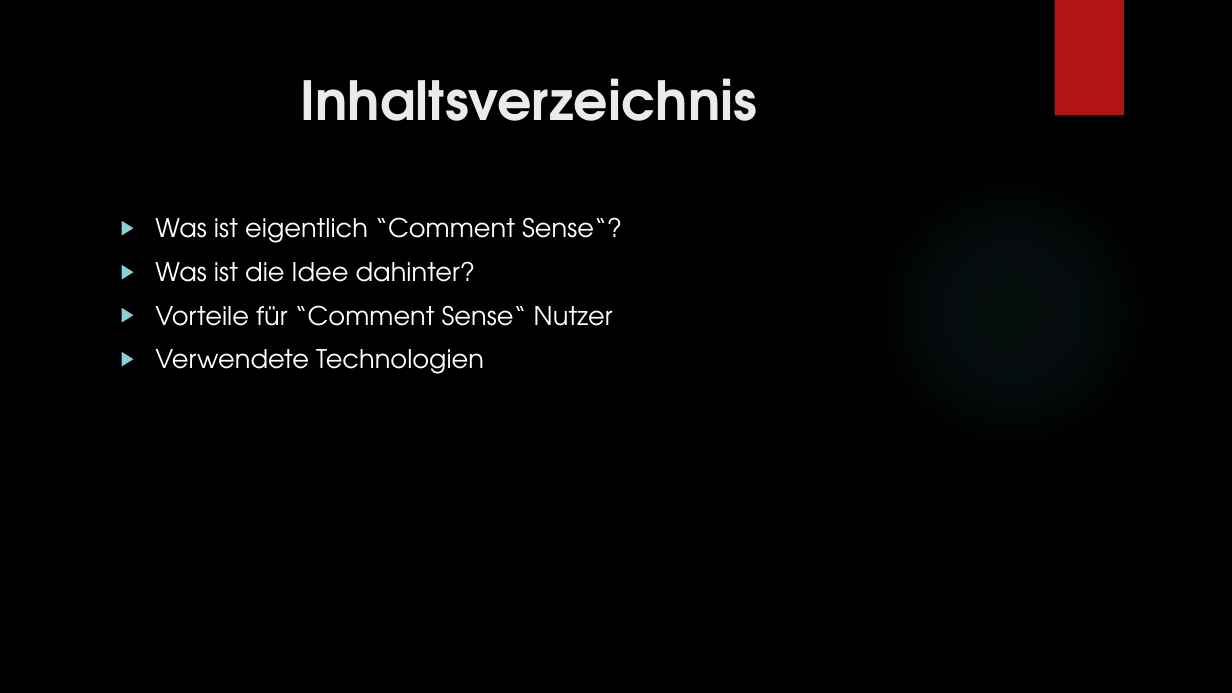
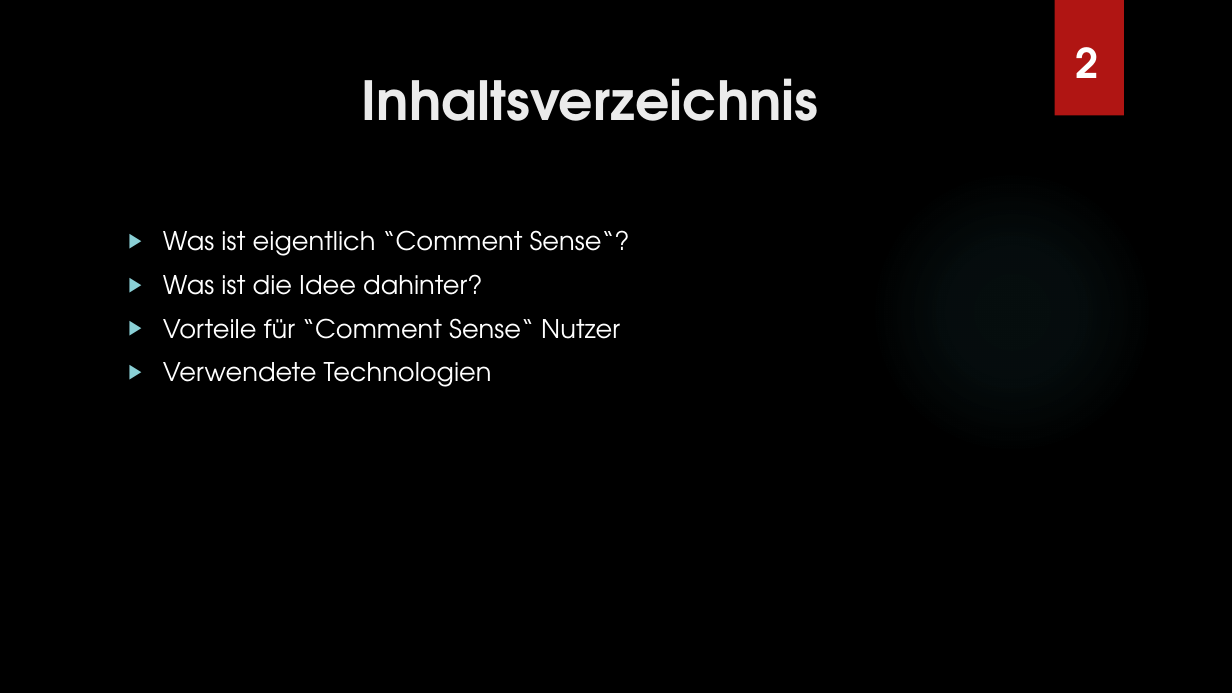
Before and after one commit to Jugendhackt/comment-sense, a slide deck: slide 2 of Presentation/Comment Sense.pptx. Drawn at 1232x693 pixels with LibreOffice and Linux fonts; fonts in the diff are those of the drawing; background and template pictures are left out. Boxes give left, top, right and bottom in pixels: in the first picture for what was removed or moved away, otherwise in the second. Text is boxed around its words. In the diff, an @@ line names an element or a change of style, - is before the commit and + after.

```diff
--- a/Presentation/Comment Sense.pptx
+++ b/Presentation/Comment Sense.pptx
@@ text added at box(1076, 47, 1099, 78), 32 pt, text #FFFFFF, bold @@
+2
@@ title "Inhaltsverzeichnis": place and size @@
-title "Inhaltsverzeichnis" at box(301, 78, 758, 121)
+title "Inhaltsverzeichnis" at box(362, 78, 819, 121)
@@ text "Was ist eigentlich “Comment Sense“?": place and size @@
-text "Was ist eigentlich “Comment Sense“?" at box(155, 217, 622, 374)
+text "Was ist eigentlich “Comment Sense“?" at box(163, 230, 630, 387)
```
Also in this commit, not shown: 5 other slides changed, 1 other file.
